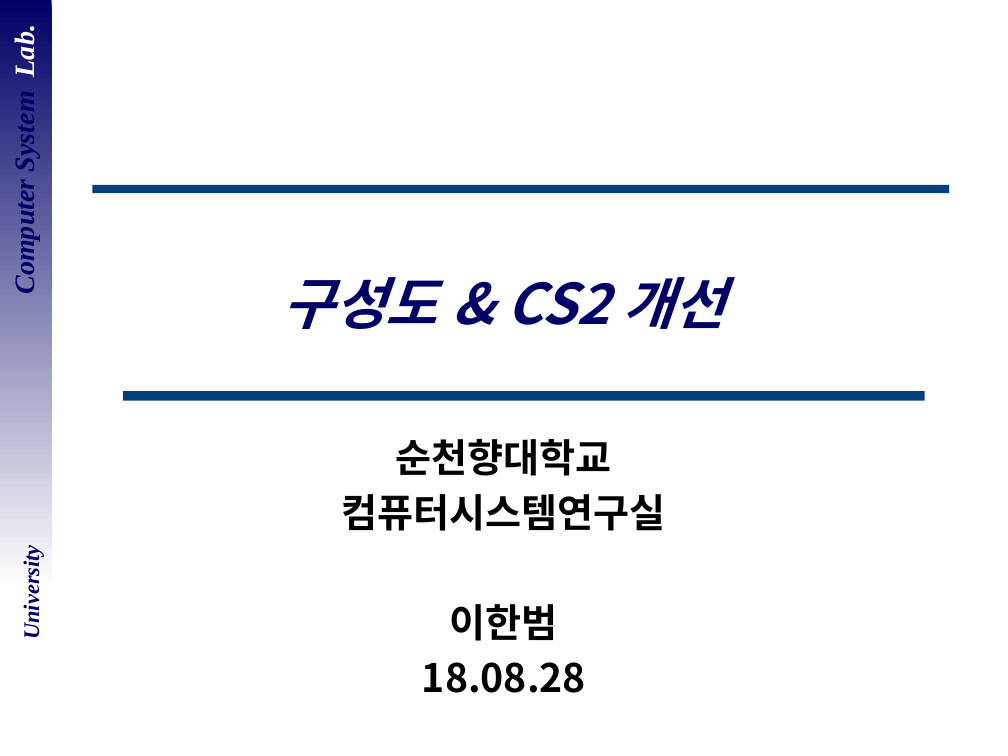
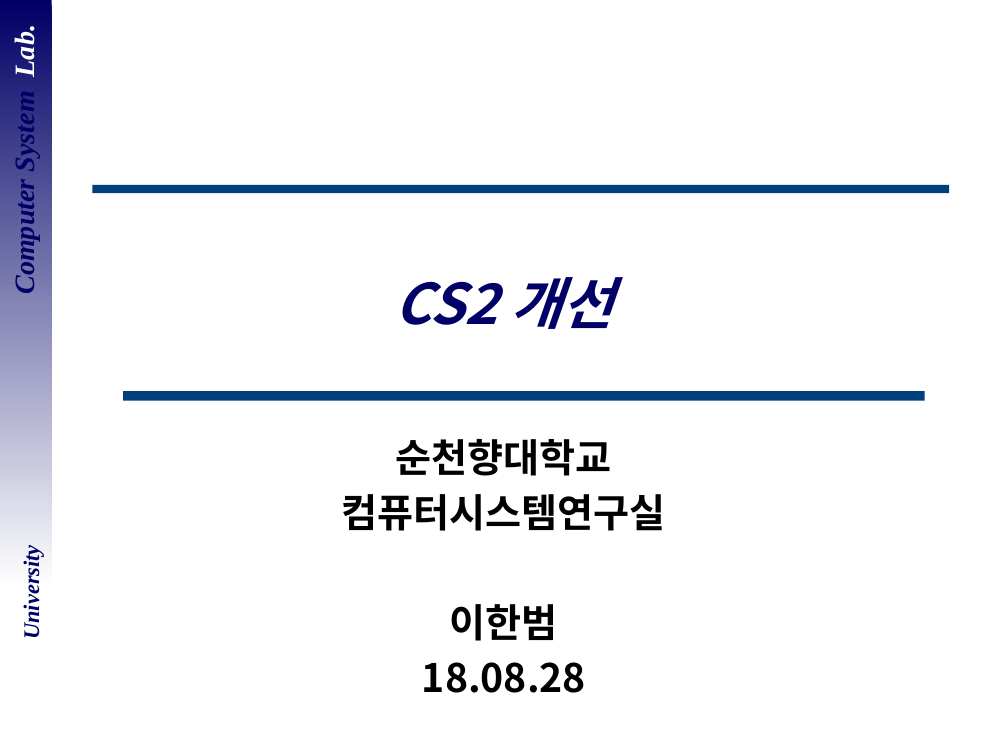
Before and after one commit to vkak006/CSLAB, a slide deck: slide 1 of 세미나 자료모음/2018년도/18.08.28 cs2 홈페이지 속도개선.pptx. Drawn at 1008x756 pixels with LibreOffice and Linux fonts; fonts in the diff are those of the drawing; background and template pictures are left out. Boxes give left, top, right and bottom in pixels: in the first picture for what was removed or moved away, otherwise in the second. Text is boxed around its words. In the diff, an @@ line names an element or a change of style, - is before the commit and + after.

```diff
--- a/세미나 자료모음/2018년도/18.08.28 cs2 홈페이지 속도개선.pptx
+++ b/세미나 자료모음/2018년도/18.08.28 cs2 홈페이지 속도개선.pptx
@@ title at [395, 277, 613, 329]: text changed @@
-구성도 & CS2 개선
+CS2 개선
```
Also in this commit, not shown: 1 other slide changed, 5 slides removed, 29 other files.
